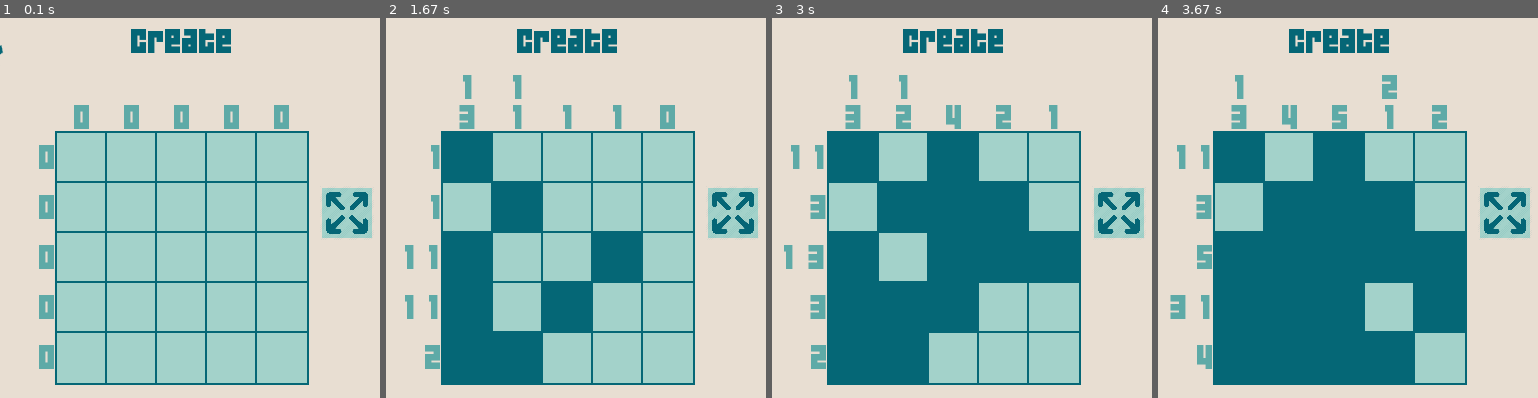
Above: before the commit, frames 1-4 (left to right).
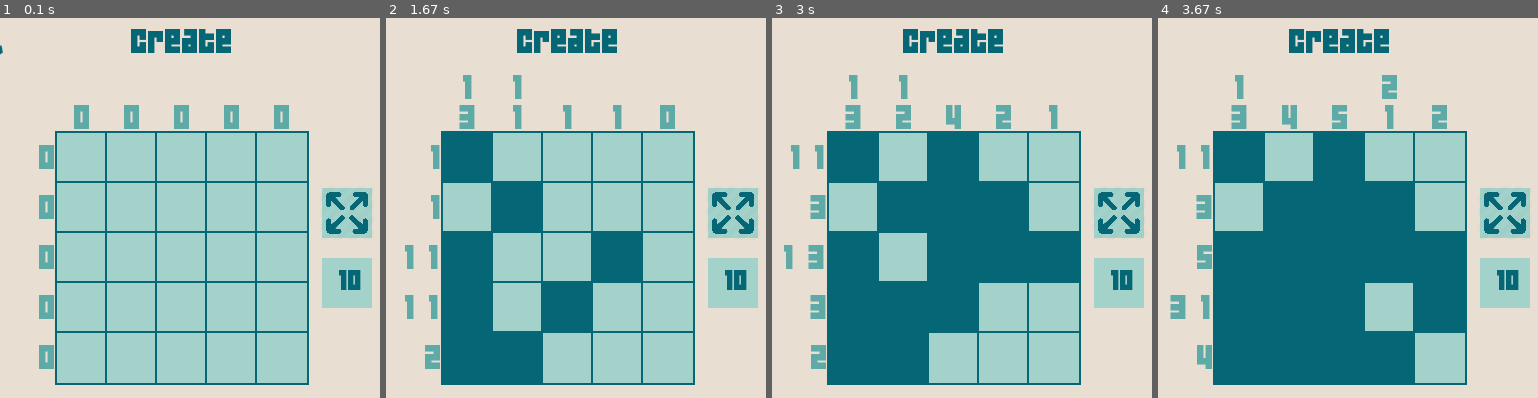
Above: after the commit, the same moments.

Repository: JoshuaHM-p4/pygame-picross
Game: pygame game, started from picross.py
The game is run twice, just before and just after one commit, with the same random seed, the same clock (stepped at 60 frames per second) and the same inputs.
Inputs (mouse positions are % of the whole screen's width and height, from its top left):
- Up to frame 1 (0.1 s): no input
- Up to frame 2 (1.67 s): press the mouse at (25, 45) at 0.37 s; move the mouse to (31, 39) at 0.47 s; release the mouse at (36, 34) at 0.6 s; press the mouse at (6, 23) at 0.7 s; move the mouse to (19, 17) at 0.8 s; release the mouse at (32, 12) at 0.93 s; press the mouse at (25, 45) at 1.03 s; move the mouse to (18, 30) at 1.13 s; release the mouse at (10, 16) at 1.27 s; press the mouse at (18, 45) at 1.37 s; move the mouse to (21, 35) at 1.47 s; release the mouse at (25, 25) at 1.6 s
- Up to frame 3 (3 s): press the mouse at (18, 45) at 1.7 s; move the mouse to (31, 29) at 1.8 s; release the mouse at (45, 12) at 1.93 s; click (34, 16) at 2.05 s; press the mouse at (32, 25) at 2.37 s; move the mouse to (24, 35) at 2.47 s; release the mouse at (16, 46) at 2.6 s; press the mouse at (32, 18) at 2.7 s; move the mouse to (38, 25) at 2.8 s; release the mouse at (45, 32) at 2.93 s
- Up to frame 4 (3.67 s): press the mouse at (45, 38) at 3.03 s; move the mouse to (37, 42) at 3.13 s; release the mouse at (29, 46) at 3.27 s; press the mouse at (18, 18) at 3.37 s; move the mouse to (27, 30) at 3.47 s; release the mouse at (35, 42) at 3.6 s
The pictures show only the part of the screen within x 8-58%, y 0-50%; the shares and areas given below are measured in that part.

The runs differ from the first frame. In frame 1, 1.7% of the frame differs, in the area x 84-98%, y 63-77%; in frame 2, 1.7%; in frame 3, 1.7%; in frame 4, 1.7%.

Commit message:
Added 10x10

Diff:
--- a/grid.py
+++ b/grid.py
@@ -6,14 +6,13 @@
 class Grid:
     screen = None
     font = pygame.font.Font(os.path.join(os.getcwd(),'resources','04B_19.TTF'),30)
+    number_color = (94, 170, 167)
 
-    def __init__(self, size = (5,5)):
-        self.rows = size[0]
-        self.columns = size[1]
+    def __init__(self, grid_size = (5,5)):
+        self.columns, self.rows = grid_size
         self.CreateGrid()
 
     def CreateGrid(self):
-        """ Creates empty grid preferrably for grid for player to solve/create """
         self.grid = np.array([np.array([Pixel((x, y)) for x in range(self.columns)]) for y in range(self.rows)])
 
     # def LoadFromArray(self, array):
@@ -21,6 +20,10 @@
     #     self.grid = np.array([np.array([Pixel((x,y),state = num) for x,num in enumerate(column)]) for y,column in enumerate(array)])
     #     self.columns = self.grid.shape[0]
     #     self.rows = self.grid.shape[1]
+
+    def load_grid(self, npy_grid, is_resized):
+        self.change_size(npy_grid.shape == (10,10), is_resized)
+        self.grid = npy_grid
 
     def change_pixel(self, cursor_pos, interaction):
         for row in self.grid:
@@ -40,62 +43,69 @@
             for pix in row:
                 pix.render()
 
+    def change_size(self, is_ten, is_resized):
+        if is_ten:
+            self.rows, self.columns = (10,10)
+            Pixel.size = 50 if is_resized else 25
+        else:
+            self.rows, self.columns = (5,5)
+            Pixel.size = 76 if is_resized else 50
+
     def reposition_grid(self):
-        # This function is used to reposition grid when resized
+        ## This function is used to reposition grid when resized ##
         for row in self.grid:
             for pix in row:
-                pix.align_pos()
+                grid_size = 10 if (self.columns,self.rows) == (10,10) else 5
+                pix.align_pos(grid_size)
 
-    def drawNumbers(self, rows, columns):
-        for i,num in enumerate(rows):
-            pixel_pos = self.grid[i][0].pointlocation
-            text_pos = (pixel_pos[0] - len(num.strip()), pixel_pos[1] + Pixel.SIZE//2)
-
-            num_surface = self.font.render(str(num), True, (94, 170, 167))
+    def drawNumbers(self, rows:str, columns: str): # Takes an array of strings (that are: '3 2') and renders onto the screen beside or above the pixels
+        for row,num in enumerate(rows):
+            pixel_pos = self.grid[row][0].pointlocation
+            text_pos = (                               # Sets the text position horizontally
+                pixel_pos[0] - len(num.strip()),
+                pixel_pos[1] + self.grid[0][0].size//2
+            )
+            num_surface = self.font.render(str(num), True, self.number_color)
             num_rect = num_surface.get_rect(midright = text_pos)
             Grid.screen.blit(num_surface, num_rect)
 
-        for i,num in enumerate(columns):
-            pixel_pos = self.grid[0][i].pointlocation
+        for column,num in enumerate(columns):
+            pixel_pos = self.grid[0][column].pointlocation
             vertical_text = num.strip()
-            for y,num in enumerate(vertical_text):
-                text_pos = (
-                    pixel_pos[0] + Pixel.SIZE//2,
-                    pixel_pos[1] - int(-y * 15) - int(len(vertical_text)*15)
-                )
-                num_surface = self.font.render(str(num), True, (94, 170, 167))
+            if vertical_text != '10':
+                for y,num in enumerate(vertical_text): # Sets the numbers vertically
+                    text_pos = (
+                        pixel_pos[0] + self.grid[0][0].size//2,
+                        pixel_pos[1] - int(-y * 15) - int(len(vertical_text)*15)
+                    )
+                    num_surface = self.font.render(str(num), True, self.number_color)
+                    num_rect = num_surface.get_rect(center = text_pos)
+                    Grid.screen.blit(num_surface, num_rect)
+            else:
+                text_pos = (pixel_pos[0] + self.grid[0][0].size//2, pixel_pos[1] - 15)
+                num_surface = self.font.render(str(num), True, self.number_color)
                 num_rect = num_surface.get_rect(center = text_pos)
                 Grid.screen.blit(num_surface, num_rect)
 
+
     @staticmethod
     def groupNum(line):
-        """ This will group 1s into a form of discrete tomography.\n
-        Input: >>> list = [0,1,1,0,0,1,1,1]\n
-        Ouput: >>> '2 3'
-        """
-        ### Turn into string ###
+        """ This will group 1s from an line (array) into a form of discrete tomography.\n
+        Input: >>> list = [1,1,0,1,1,1]\n
+        Ouput: >>> '2 3' """
+        #Turn into string
         str_line = ''.join(map(str, line))
-        ### Find length of ones ###
+        # Find length of ones
         ones = list(filter(None, str_line.split('0')))
         ones = list(map(len, ones))
-        ### Turn back into string ###
+        # Turn back into string ###
         group_line = ' '.join(map(str,ones))
         if not group_line: return '0'
         return group_line
 
-    def getNumbers(self):
-        ######### ROWS #########
-        rows = []
-        for y in range(len(self.grid)):
-            row = self.grid[y,:]
-            str_row = self.groupNum(row)
-            rows.append(str_row)
-        ######## COLUMNS ########
-        columns = []
-        for x in range(len(self.grid[0])):
-            column = self.grid[:,x]
-            str_column = self.groupNum(column)
-            columns.append(str_column)
+    def getNumbers(self) -> str:
+        rows = [self.groupNum(self.grid[y,:]) for y in range(len(self.grid))]
+        columns = [self.groupNum(self.grid[:,x]) for x in range(len(self.grid[0]))]
         return rows, columns
 
     def grid_states(self):
@@ -104,5 +114,4 @@
 
     def __eq__(self, grid):
         comparison = self.grid_states() == grid.grid_states()
-        equal_arrays = comparison.all()
-        return equal_arrays
+        return comparison.all()
--- a/grids_manager.py
+++ b/grids_manager.py
@@ -6,10 +6,12 @@
 font = pygame.font.Font(os.path.join(os.getcwd(),'resources','04B_19.TTF'),15)
 dark_color = (5, 102, 118)
 light_color = (163, 210, 202)
-if not os.path.exists(directory):
-    os.mkdir(directory)
+
 
 def save_to_dir(grid):
+    if not os.path.exists(directory):
+        os.mkdir(directory)
+
     filename = 'Grid'
     fullpath = os.path.join(directory, filename)
 
@@ -61,6 +63,8 @@
 
 def make_grids_list():
     global grid_icons, min_icon, max_icon, screen_height, font, move_right_rect, move_left_rect
+    if not os.path.exists(directory):
+        os.mkdir(directory)
     screen_width, screen_height = pygame.display.get_surface().get_size()
     grid_icons = [Grid_Icon(num, grid_name) for num,grid_name in enumerate( sorted( os.listdir(directory) ) ) ]
 
--- a/picross.py
+++ b/picross.py
@@ -3,9 +3,7 @@
 author = 'JoshuaHM-p4'
 # WIP Checklist
 # Lose condition
-# Level Icons Arrow buttons for navigation
 # Deleting Editing Levels
-# 10x10 grids
 
 def settings_animation(surface, pos):
     if settings_hidden.collidepoint(pos) and settings_rect.centerx <= 25:
@@ -32,6 +30,7 @@
     load_icons_visible = False
 
     grid_filename = None
+    grid_is_10x10 = False
 
     just_loaded = False
     just_saved = False
@@ -45,7 +44,6 @@
     def __init__(self):
         self.state = 'create'
         self.player_grid = Grid()
-        print(self.player_grid.grid.dtype)
 
     def state_manager(self):
         if self.state == 'create':
@@ -64,17 +62,19 @@
                 if resize_rect.collidepoint(pos):
                     self.resized = not self.resized
                     self.resize_everything()
+                if grid_size_rect.collidepoint(pos):
+                    self.grid_is_10x10 = not self.grid_is_10x10
+                    self.player_grid.change_size(self.grid_is_10x10, self.resized)
+                    self.player_grid.CreateGrid()
+                    self.player_grid.reposition_grid()
             if event.type == pygame.MOUSEBUTTONDOWN:
                 if event.button == 1:
                     if settings_rect.collidepoint(pos):
                         self.menu_visible = not self.menu_visible
-                    if play_rect.collidepoint(pos) and self.menu_visible and self.player_grid.grid_states().any():
+                    if play_rect.collidepoint(pos) and self.menu_visible:
                         self.hidden_grid = self.player_grid
-                        self.player_grid = Grid()
+                        self.player_grid = Grid(self.player_grid.grid.shape)
                         self.state = 'solve'
-                        self.timer_started = not self.timer_started
-                        if self.timer_started:
-                            self.start_time = pygame.time.get_ticks()
                         self.solve()
                     if save_rect.collidepoint(pos) and self.menu_visible:
                         if self.player_grid.grid_states().any():
@@ -87,7 +87,9 @@
                         grids_manager.make_grids_list()
                     if self.load_icons_visible and grids_manager.icon_click(pos):
                         self.grid_filename = grids_manager.icon_click(pos)
-                        self.player_grid.grid = grids_manager.load_grid(self.grid_filename)
+                        loaded_npy = grids_manager.load_grid(self.grid_filename)
+                        self.player_grid.load_grid(loaded_npy, self.resized)
+                        self.grid_is_10x10 = self.player_grid.grid.shape == (10,10)
                         self.player_grid.reposition_grid()
                         self.just_loaded = True
                         self.message_timer = 100
@@ -124,6 +126,12 @@
         else:
             screen.blit(resize_icon_2, (resize_rect.x + 5, resize_rect.y + 5))
 
+        # < Switch Grid Size Button > #
+        pygame.draw.rect(screen, color_light, grid_size_rect)
+        if self.grid_is_10x10:
+            screen.blit(grid_size5, (grid_size_rect.x + 17, grid_size_rect.y + 10))
+        else:
+            screen.blit(grid_size10, (grid_size_rect.x + 17, grid_size_rect.y + 10))
 
         # < Message > #
         if self.message_timer >= 1:
@@ -178,8 +186,11 @@
                         grids_manager.make_grids_list()
                     if self.load_icons_visible and grids_manager.icon_click(pos):
                         self.grid_filename = grids_manager.icon_click(pos)
-                        self.hidden_grid.grid = grids_manager.load_grid(self.grid_filename)
-                        self.player_grid = Grid()
+                        loaded_npy = grids_manager.load_grid(self.grid_filename)
+                        self.hidden_grid.load_grid(loaded_npy, self.resized)
+                        self.player_grid = Grid(self.hidden_grid.grid.shape)
+                        self.grid_is_10x10 = self.player_grid.grid.shape == (10,10)
+                        self.player_grid.reposition_grid()
                         self.just_loaded = True
                         self.message_timer = 100
                         self.timer_started = True
@@ -245,18 +256,23 @@
         #########################################################################
 
     def resize_everything(self):
-        global screen, screen_height, screen_width, cross_rect, resize_rect
+        global screen, screen_height, screen_width, cross_rect, resize_rect, grid_size_rect
+        ## Main Display Screen Resize ##
         if self.resized:
             screen_width = 760
             screen_height = 760
             screen = pygame.display.set_mode((screen_width, screen_height))
-            Pixel.SIZE = 76
         elif not self.resized:
             screen_width = 480
             screen_height = 480
             screen = pygame.display.set_mode((screen_width, screen_height))
-            Pixel.SIZE = 50
+
+        ## Screen Elements Resize ##
+        self.player_grid.change_size(self.grid_is_10x10, self.resized)
         self.player_grid.reposition_grid()
+
+        ## UI Resize ##
+        grid_size_rect = pygame.Rect((screen_width-100,screen_height//2), (50,50))
         cross_rect = pygame.Rect((screen_width-100,screen_height//2), (50,50))
         resize_rect = pygame.Rect((screen_width-100,(screen_height//2 - 70)), (50,50))
         grids_manager.make_grids_list()
@@ -333,6 +349,10 @@
 settings_surface = pygame.transform.scale(settings_surface, (50,50))
 recolor_surface(settings_surface, color_dark)
 settings_rect = settings_surface.get_rect(topleft = (0,0))
+
+grid_size_rect = pygame.Rect((screen_width-100,screen_height//2), (50,50))
+grid_size5 = game_font_s.render('5', True, color_dark)
+grid_size10 = game_font_s.render('10', True, color_dark)
 
 resize_rect = pygame.Rect((screen_width-100,(screen_height//2 - 70)), (50,50))
 resize_icon_1 = pygame.image.load(os.path.join(location, 'resources', 'icons', 'resize-1.png')).convert_alpha()
--- a/pixel.py
+++ b/pixel.py
@@ -1,43 +1,39 @@
 import pygame
 import os
-## This is script is used for rendering grids onto the screen only ##
 
 class Pixel:
     screen = None
-    SIZE = 50
     LIGHT = (163, 210, 202)
     DARK = (5, 103, 118)
     ColorState = [LIGHT,DARK]
-    font = pygame.font.Font(os.path.join(os.getcwd(),'resources','04B_19.TTF'),int(SIZE*0.6))
+    font = pygame.font.Font(os.path.join(os.getcwd(),'resources','04B_19.TTF'),30)
     cross_surface = font.render('x', True, (94, 170, 167))
+    size = 50
 
-    def __init__(self, pos, state = 0):
+    def __init__(self, pos = tuple, state = 0):
         self.state = state
         self.color = self.ColorState[self.state]
         self.crossed = False
 
         self.pos = pos
-        self.align_pos()
+        self.align_pos(5)
 
-    def align_pos(self):
+    def align_pos(self, grid_size):
         w = pygame.display.get_surface().get_size()[0]
-        self.offset = (w // 2) - self.SIZE * 2.5
-        self.x = self.offset + self.pos[0]*self.SIZE
-        self.y = self.offset + self.pos[1]*self.SIZE
+        offset = (w // 2) - self.size * grid_size//2
+        self.x = offset + self.pos[0]*self.size
+        self.y = offset + self.pos[1]*self.size
         self.pointlocation = [self.x, self.y]
-        self.pixel_rect = pygame.Rect(
-            (self.pointlocation),
-            (self.SIZE,self.SIZE),
-        )
+        self.pixel_rect = pygame.Rect((self.pointlocation),(self.size,self.size),)
 
     def render(self):
-        pygame.draw.rect(self.screen, self.DARK, (self.x-2,self.y-2,self.SIZE+4,self.SIZE+4),0)
+        pygame.draw.rect(self.screen, self.DARK, (self.x-2,self.y-2,self.size+4,self.size+4),0)
         pygame.draw.rect(self.screen, self.color, self.pixel_rect)
         if self.crossed:
             self.displayCross()
 
     def displayCross(self):
-        new_pos = (self.x + self.SIZE//2, self.y + self.SIZE//2)
+        new_pos = (self.x + self.size//2, self.y + self.size//2)
         cross_rect = self.cross_surface.get_rect(center = (new_pos))
         self.screen.blit(self.cross_surface, cross_rect)
 
Binary file changed: grids/Grid.npy
Binary file changed: grids/Grid_01.npy
Binary file changed: grids/Grid_02.npy
Binary file changed: grids/Grid_03.npy
Binary file removed: grids/Grid_04.npy
Binary file removed: grids/Grid_05.npy
Binary file removed: grids/Grid_06.npy
Binary file removed: grids/Grid_07.npy
Binary file removed: grids/Grid_08.npy
Binary file removed: grids/Grid_09.npy
Binary file removed: grids/Grid_10.npy
Binary file removed: grids/Grid_11.npy
(and 13 more such lines)
